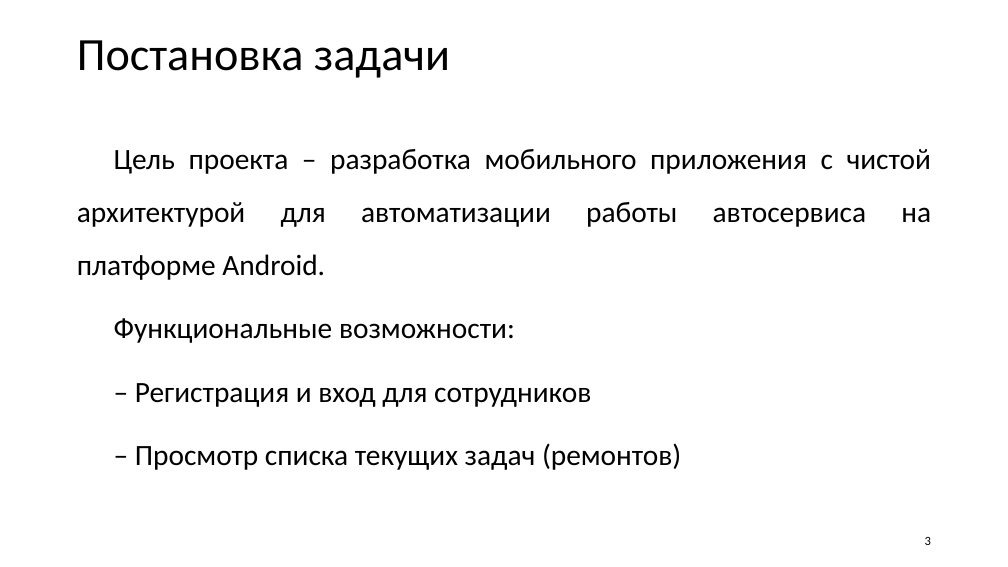
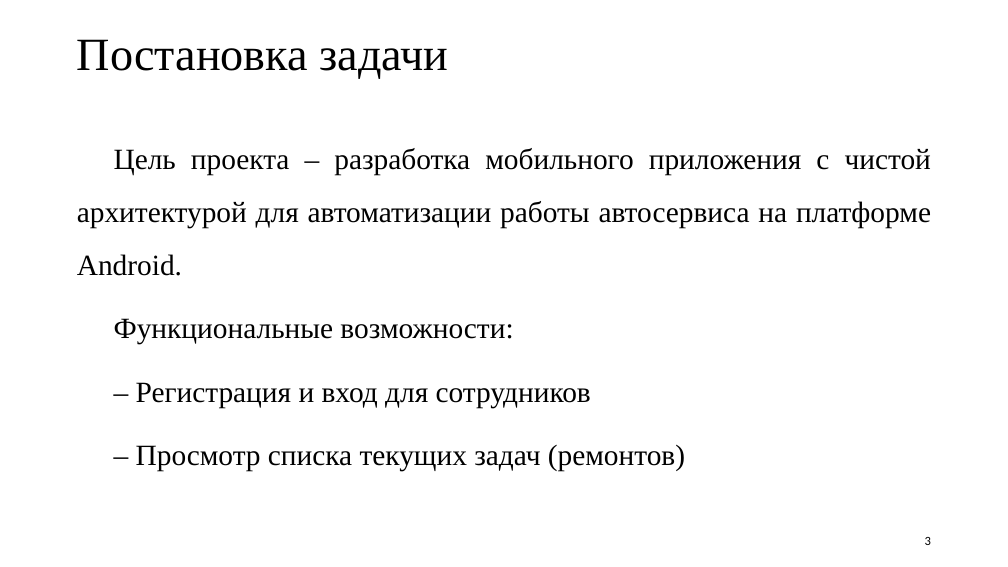
Before and after one commit to Hytakoe/ServiceWorkerApp, a slide deck: slide 3 of Селютин_Р_В_приложение_работника_автосервиса.pptx. Drawn at 1008x567 pixels with LibreOffice and Linux fonts; fonts in the diff are those of the drawing. Boxes give left, top, right and bottom in pixels: in the first picture for what was removed or moved away, otherwise in the second. Text is boxed around its words. In the diff, an @@ line names an element or a change of style, - is before the commit and + after.

```diff
--- a/Селютин_Р_В_приложение_работника_автосервиса.pptx
+++ b/Селютин_Р_В_приложение_работника_автосервиса.pptx
@@ title "Постановка задачи" at [77,39,449,79]: font Calibri to Times New Roman @@
@@ text "Цель проекта – разработка мобильного ..." at [77,148,931,471]: font Calibri to Times New Roman @@
```
Also in this commit, not shown: 7 other slides changed, 2 slides added, 4 slides removed, 4 other files.
